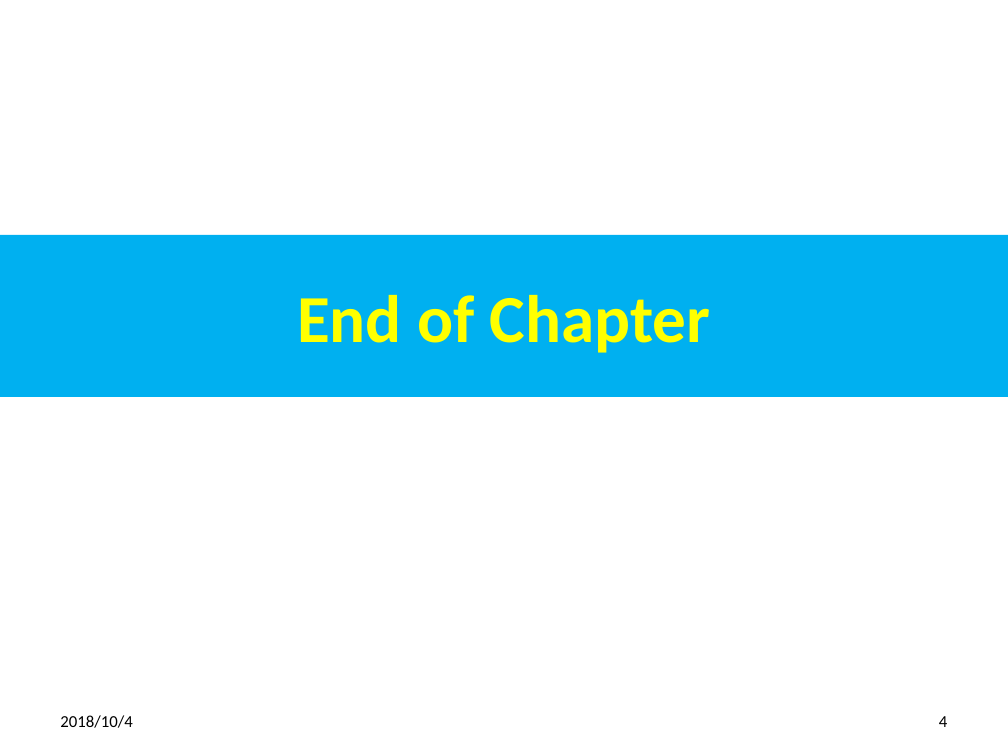
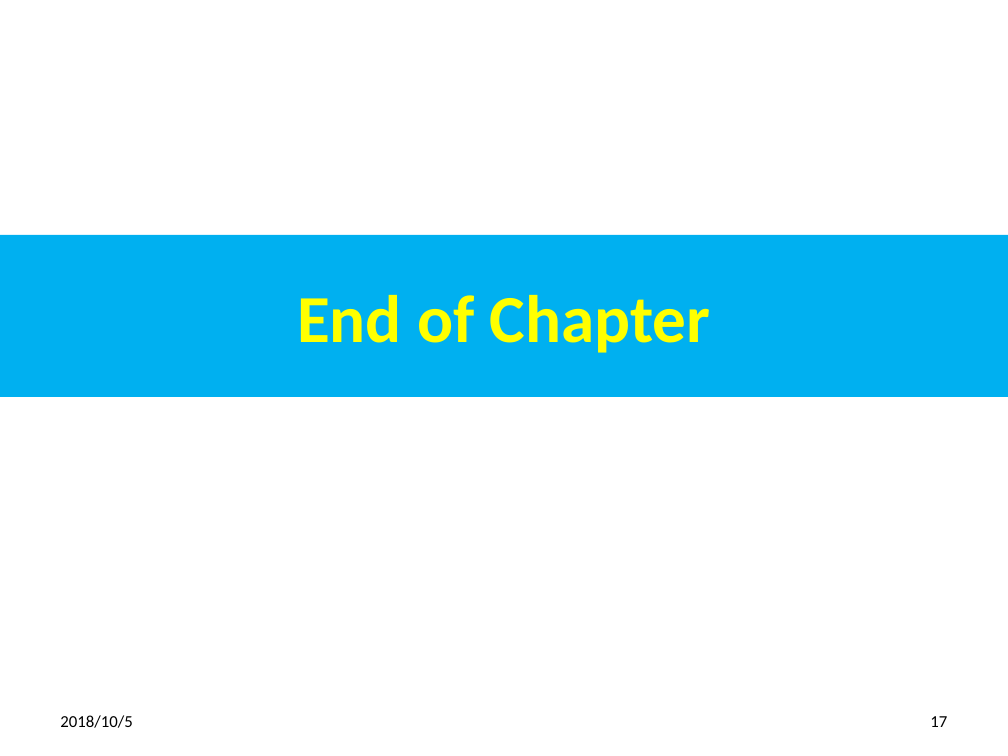
Before and after one commit to peterhchen/redux-code, a slide deck: slide 17 of 15_Ch02_ReduxApp.pptx (slide 4 before the commit). Drawn at 1008x756 pixels with LibreOffice and Linux fonts; fonts in the diff are those of the drawing. Boxes give left, top, right and bottom in pixels: in the first picture for what was removed or moved away, otherwise in the second. Text is boxed around its words. In the diff, an @@ line names an element or a change of style, - is before the commit and + after.

```diff
--- a/15_Ch02_ReduxApp.pptx
+++ b/15_Ch02_ReduxApp.pptx
@@ text at bbox=[60, 715, 132, 728]: text changed @@
-2018/10/4
+2018/10/5
@@ page number at bbox=[930, 716, 947, 727]: text changed @@
-4
+17
```
Also in this commit, not shown: 3 other slides changed, 13 slides added.
